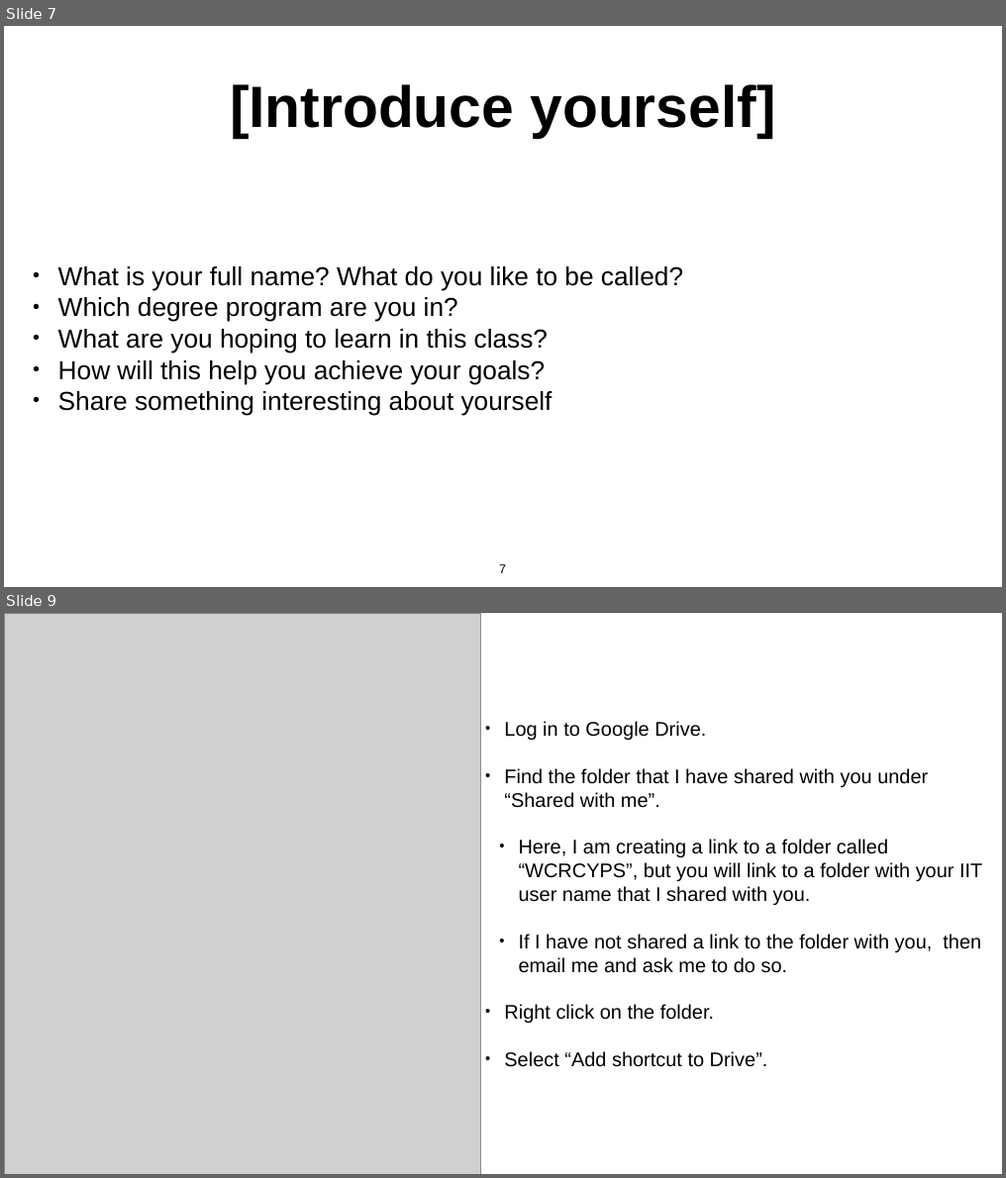
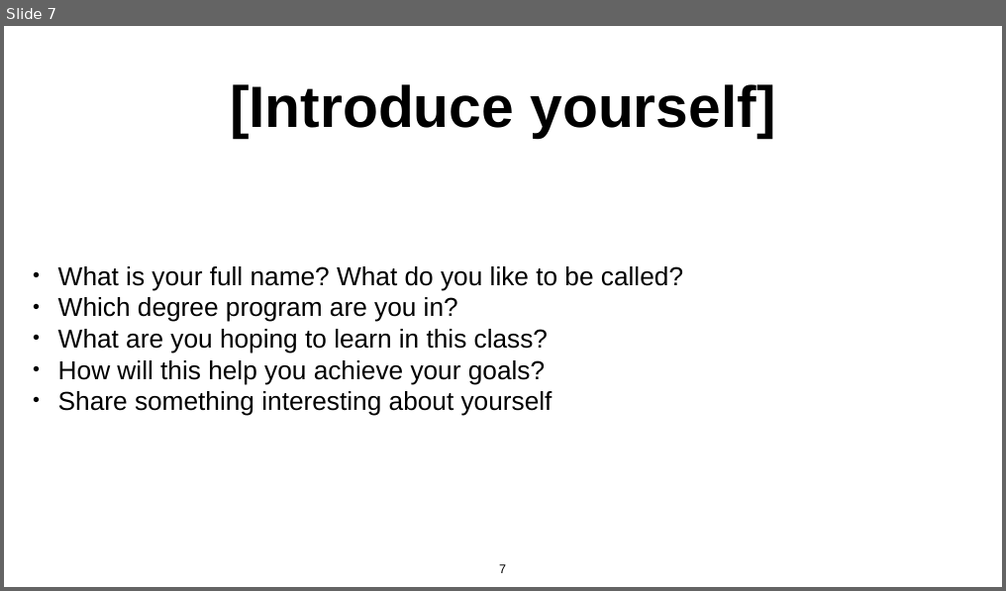
Before and after one commit to daveminh/Chem456-2024F, a slide deck: slides/08-26-Introduction.pptx. Shown one above the other, each under a label of ours: slides 7 and 9 before the commit, slide 7 after it; the slides between them are not shown. The pictures are 1006x1178 and 1006x591 pixels, drawn with LibreOffice and Linux fonts; fonts in the diff are those of the drawing; grey boxes stand for pictures. Boxes give left, top, right and bottom in pixels: in the first picture for what was removed or moved away, otherwise in the second. Text is boxed around its words. In the diff, an @@ line names an element or a change of style, - is before the commit and + after.

```diff
--- a/slides/08-26-Introduction.pptx
+++ b/slides/08-26-Introduction.pptx
@@ slide 9 removed at (x1=4, y1=613, x2=1002, y2=1174), background #FFFFFF @@
@@ picture removed at (x1=4, y1=613, x2=480, y2=1174) @@
@@ text removed at (x1=504, y1=721, x2=982, y2=1067) @@
-• Log in to Google Drive.
-• Find the folder that I have shared with you under “Shared with me”.
-  • Here, I am creating a link to a folder called “WCRCYPS”, but you will link to a folder with your IIT user name that I shared with you.
-  • If I have not shared a link to the folder with you, then email me and ask me to do so.
-• Right click on the folder.
-• Select “Add shortcut to Drive”.
```
Also in this commit, not shown: 5 slides changed, 2 slides added, 3 other slides removed, 2 other files.
